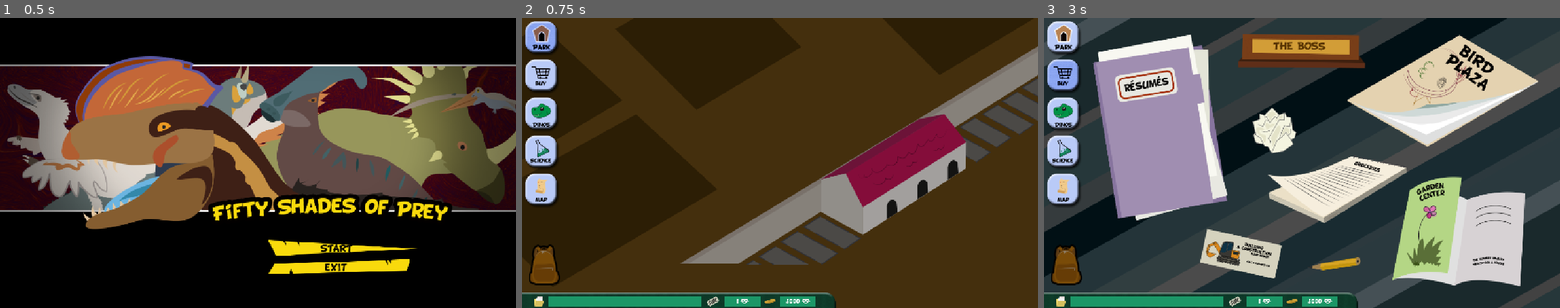
Above: before the commit, frames 1-3 (left to right).
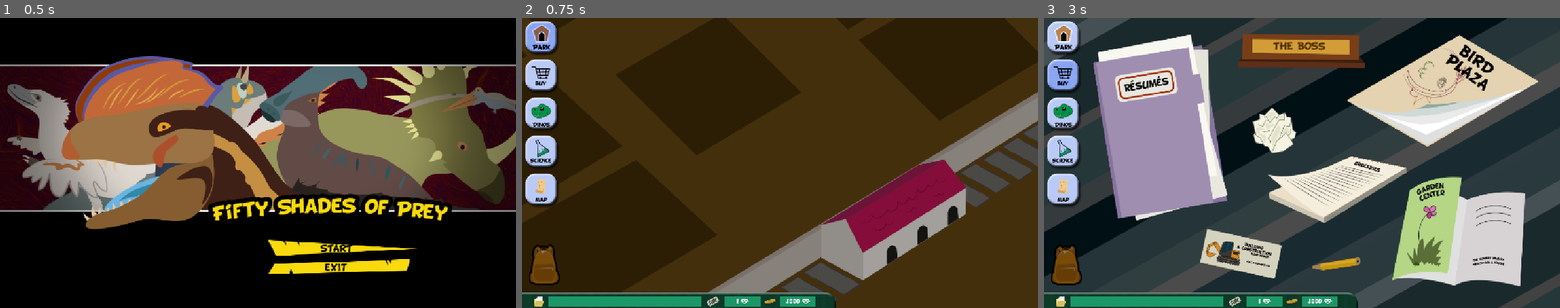
Above: after the commit, the same moments.

Repository: MathrimC/fiftyshadesofprey
Game: Godot game, scene res://scenes/main_menu/main_menu.tscn
Same seed, same stepped clock (60 frames per second), same inputs: the game is played once before the commit and once after it.
Inputs (mouse positions are in pixels of both pictures, inside the frame that each line leads up to):
- Up to frame 1 (0.5 s): no input
- Up to frame 2 (0.75 s): click (862, 247) at 0.5 s
- Up to frame 3 (3 s): click (1147, 302) at 1.27 s; click (1064, 38) at 2 s; click (1064, 76) at 2.75 s

Frame 1 is identical in both runs. In frame 2, 22% of the frame differs, in the area x 0-100%, y 2-98%; in frame 3, nothing differs.

Commit message:
notification actions

Diff:
--- a/dinosaur_instance.gd
+++ b/dinosaur_instance.gd
@@ -2,7 +2,7 @@
 extends Resource
 
 enum Stage { EGG, ALIVE }
-enum Mood { HAPPY, SAD, ANGRY }
+enum Mood { HAPPY, SAD, HUNGRY, STARVING }
 enum Genetics { GMO, NATURAL }
 
 const egg_expiration_time := 15 * 60
--- a/enclosure.gd
+++ b/enclosure.gd
@@ -16,6 +16,12 @@
 		return false
 	else:
 		dinosaurs.append(dinosaur)
+		# TODO: manage mood precedence: hungry or sad?
+		if game_manager.game_resources.get_dinosaur(dinosaur.type).biome != biome:
+			dinosaur.mood = DinosaurInstance.Mood.SAD
+			game_manager.notification.emit("%s is in the wrong enclosure and feeling unhappy" % dinosaur.name, game_manager.go_to_enclosure, lot_number)
+		else:
+			dinosaur.mood = DinosaurInstance.Mood.HAPPY
 		return true
 
 func is_full() -> bool:
--- a/game_manager.gd
+++ b/game_manager.gd
@@ -12,7 +12,7 @@
 
 signal scientist_action_started(scientist: Scientist.Type)
 signal scientist_action_ended(scientist: Scientist.Type)
-signal notification(notification: String)
+signal notification(notification: String, action: Callable, action_argument: Variant)
 signal money_changed(money: int)
 signal ticket_price_changed(price: int)
 signal scene_switched(scene: Resources.Scene, node: Node)
@@ -112,7 +112,6 @@
 
 func sell_egg(dinosaur: DinosaurInstance) -> void:
 	remove_egg(dinosaur)
-	# TODO: add check if egg hasn't expired in the meantime
 	var value := game_resources.get_dinosaur(dinosaur.type).value
 	if dinosaur.genetics == DinosaurInstance.Genetics.NATURAL:
 		value *= 2
@@ -176,8 +175,8 @@
 	game_data.enclosures[lot_number] = Enclosure.new(lot_number, biome, fence)
 	game_data.save()
 
-func trigger_notification(_notification: String) -> void:
-	notification.emit(_notification)
+func trigger_notification(_notification: String, _action: Callable, _action_argument: Variant = null) -> void:
+	notification.emit(_notification, _action, _action_argument)
 
 func change_ticket_price(price: int) -> void:
 	game_data.ticket_price = price
@@ -216,6 +215,12 @@
 	money_changed.emit(game_data.money)
 	get_tree().create_timer(month_time_in_sec).timeout.connect(on_month_passed)
 
+func go_to_enclosure(lot_number: int):
+	var park: Dinopark = load(Resources.scenes[Resources.Scene.DINOPARK]).instantiate()
+	park.set_camera_position_on_lot(lot_number)
+	get_tree().root.add_child(park)
+	register_scene_switch(Resources.Scene.DINOPARK, park)
+
 func switch_scene(scene: Resources.Scene) -> Node:
 	if active_scene != null:
 		active_scene.queue_free()
@@ -258,10 +263,11 @@
 			game_data.egg_creation_counters[dino.type] = game_data.egg_creation_counters.get(dino.type, 0) + 1
 			game_data.eggs.append(dino)
 			egg_created.emit(dino)
-			trigger_notification("%s egg created!" % game_resources.get_dinosaur(scientist_action["dinosaur"]).name)
+			trigger_notification("Scientist created a %s egg. The egg is in your incubator" % game_resources.get_dinosaur(scientist_action["dinosaur"]).name, switch_scene, Resources.Scene.INCUBATOR)
 		ScientistAction.CREATE_FOOD:
 			var recipe: FoodRecipe = scientist_action["recipe"]
 			for type: Food.Type in recipe.outputs:
 				game_data.food[type] = game_data.food.get(type, 0) + recipe.outputs[type]
-				trigger_notification("%s food created!" % game_resources.get_food(type).name)
-	game_data.save()
+				# TODO: callback for food notification
+				# trigger_notification("%s food created!" % game_resources.get_food(type).name)
+	game_data.save()
--- a/project.godot
+++ b/project.godot
@@ -10,7 +10,7 @@
 
 [application]
 
-config/name="Dinocrys gamejam"
+config/name="Fifty Shades of Prey"
 run/main_scene="uid://bffn6n6gayotv"
 config/features=PackedStringArray("4.4", "Forward Plus")
 config/icon="res://icon.svg"
--- a/scenes/dinos/dinosaur_line.tscn
+++ b/scenes/dinos/dinosaur_line.tscn
@@ -82,6 +82,7 @@
 [node name="ActionsMenu" type="PopupMenu" parent="."]
 size = Vector2i(119, 101)
 visible = true
+unfocusable = true
 theme = ExtResource("2_wf03y")
 theme_override_constants/v_separation = 10
 theme_override_constants/item_start_padding = 15
--- a/scenes/dinos/move_dinosaur.gd
+++ b/scenes/dinos/move_dinosaur.gd
@@ -11,4 +11,4 @@
 
 func on_lot_selected(lot_number: int) -> void:
 	if game_manager.move_dinosaur(dinosaur, lot_number):
-		game_manager.switch_scene(Resources.Scene.DINOPARK)
+		game_manager.go_to_enclosure(lot_number)
--- a/scenes/incubator/incubator.gd
+++ b/scenes/incubator/incubator.gd
@@ -41,8 +41,9 @@
 	sell_panel.show()
 
 func on_sell_yay_pressed() -> void:
-	game_manager.sell_egg(selected_incubatoregg.dinosaur)
-	selected_incubatoregg.queue_free()
+	if selected_incubatoregg.dinosaur.get_egg_time_left() > 0:
+		game_manager.sell_egg(selected_incubatoregg.dinosaur)
+		selected_incubatoregg.queue_free()
 	sell_panel.hide()
 
 func on_sell_nay_pressed() -> void:
--- a/scenes/incubator/place_egg.gd
+++ b/scenes/incubator/place_egg.gd
@@ -5,6 +5,7 @@
 @export var dinosaur_naming: Container
 
 var dinosaur: DinosaurInstance
+var selected_lot: int
 
 func _ready() -> void:
 	dinosaur_naming.hide()
@@ -13,9 +14,10 @@
 
 func on_lot_selected(lot_number: int) -> void:
 	if game_manager.place_dinosaur(dinosaur, lot_number):
+		selected_lot = lot_number
 		map.mouse_icon.texture = null
 		dinosaur_naming.show()
 
 func on_name_submitted(dino_name: String) -> void:
 	dinosaur.name = dino_name
-	game_manager.switch_scene(Resources.Scene.DINOPARK)
+	game_manager.go_to_enclosure(selected_lot)
--- a/scenes/interface/interface.tscn
+++ b/scenes/interface/interface.tscn
@@ -36,6 +36,43 @@
 [ext_resource type="Script" uid="uid://bmbyb2kxhtk7q" path="res://scenes/interface/ticket_panel.gd" id="30_s18y0"]
 [ext_resource type="Texture2D" uid="uid://bfiblj11ewx8k" path="res://img/buy/currency_white.png" id="31_b4581"]
 
+[sub_resource type="Animation" id="Animation_vg1jw"]
+length = 0.001
+tracks/0/type = "value"
+tracks/0/imported = false
+tracks/0/enabled = true
+tracks/0/path = NodePath("MarginContainer/ActiveNotificationBar:self_modulate")
+tracks/0/interp = 1
+tracks/0/loop_wrap = true
+tracks/0/keys = {
+"times": PackedFloat32Array(0),
+"transitions": PackedFloat32Array(1),
+"update": 0,
+"values": [Color(1, 1, 1, 0)]
+}
+
+[sub_resource type="Animation" id="Animation_b4581"]
+resource_name = "new_notification"
+length = 2.0
+tracks/0/type = "value"
+tracks/0/imported = false
+tracks/0/enabled = true
+tracks/0/path = NodePath("MarginContainer/ActiveNotificationBar:self_modulate")
+tracks/0/interp = 2
+tracks/0/loop_wrap = true
+tracks/0/keys = {
+"times": PackedFloat32Array(0, 0.99, 2),
+"transitions": PackedFloat32Array(1, 1, 1),
+"update": 0,
+"values": [Color(1, 1, 1, 0), Color(1, 1, 1, 1), Color(1, 1, 1, 0)]
+}
+
+[sub_resource type="AnimationLibrary" id="AnimationLibrary_qjk2j"]
+_data = {
+&"RESET": SubResource("Animation_vg1jw"),
+&"new_notification": SubResource("Animation_b4581")
+}
+
 [node name="Interface" type="Control"]
 layout_mode = 3
 anchors_preset = 15
@@ -124,7 +161,7 @@
 script = ExtResource("4_yqnn6")
 metadata/_custom_type_script = "uid://c4o304e180bjd"
 
-[node name="LowerBar" type="TextureRect" parent="." node_paths=PackedStringArray("notification_label", "ticket_label", "money_label", "ticket_panel")]
+[node name="LowerBar" type="TextureRect" parent="." node_paths=PackedStringArray("notification_label", "notification_player", "ticket_label", "money_label", "ticket_panel")]
 custom_minimum_size = Vector2(700, 0)
 layout_mode = 1
 anchors_preset = 2
@@ -136,6 +173,7 @@
 texture = ExtResource("15_5bhwv")
 script = ExtResource("23_fl4i2")
 notification_label = NodePath("MarginContainer/HBoxContainer/NotificationBar/NotificationLabel")
+notification_player = NodePath("MarginContainer/HBoxContainer/NotificationBar/NotificationPlayer")
 ticket_label = NodePath("MarginContainer/HBoxContainer/TicketBar/HBoxContainer/TicketLabel")
 money_label = NodePath("MarginContainer/HBoxContainer/MoneyBar/HBoxContainer/MoneyLabel")
 ticket_panel = NodePath("../TicketPanel")
@@ -175,6 +213,26 @@
 texture = ExtResource("21_ompt2")
 expand_mode = 1
 
+[node name="MarginContainer" type="MarginContainer" parent="LowerBar/MarginContainer/HBoxContainer/NotificationBar"]
+layout_mode = 1
+anchors_preset = 15
+anchor_right = 1.0
+anchor_bottom = 1.0
+grow_horizontal = 2
+grow_vertical = 2
+theme_override_constants/margin_left = -5
+theme_override_constants/margin_top = -6
+theme_override_constants/margin_right = -5
+theme_override_constants/margin_bottom = -6
+
+[node name="ActiveNotificationBar" type="TextureButton" parent="LowerBar/MarginContainer/HBoxContainer/NotificationBar/MarginContainer"]
+self_modulate = Color(1, 1, 1, 0)
+layout_mode = 2
+size_flags_horizontal = 3
+texture_normal = ExtResource("22_17ex7")
+ignore_texture_size = true
+stretch_mode = 0
+
 [node name="NotificationLabel" type="RichTextLabel" parent="LowerBar/MarginContainer/HBoxContainer/NotificationBar"]
 layout_mode = 1
 anchors_preset = 15
@@ -182,11 +240,18 @@
 anchor_bottom = 1.0
 grow_horizontal = 2
 grow_vertical = 2
+mouse_filter = 2
 theme_override_fonts/normal_font = ExtResource("26_ov4b6")
 theme_override_font_sizes/normal_font_size = 11
 scroll_active = false
 horizontal_alignment = 1
 vertical_alignment = 1
+
+[node name="NotificationPlayer" type="AnimationPlayer" parent="LowerBar/MarginContainer/HBoxContainer/NotificationBar"]
+libraries = {
+&"": SubResource("AnimationLibrary_qjk2j")
+}
+playback_auto_capture = false
 
 [node name="TicketIcon" type="TextureButton" parent="LowerBar/MarginContainer/HBoxContainer"]
 custom_minimum_size = Vector2(35, 0)
@@ -374,6 +439,7 @@
 ignore_texture_size = true
 stretch_mode = 5
 
+[connection signal="pressed" from="LowerBar/MarginContainer/HBoxContainer/NotificationBar/MarginContainer/ActiveNotificationBar" to="LowerBar" method="on_notification_pressed"]
 [connection signal="pressed" from="LowerBar/MarginContainer/HBoxContainer/TicketIcon" to="LowerBar" method="on_ticket_price_pressed"]
 [connection signal="pressed" from="LowerBar/MarginContainer/HBoxContainer/TicketBar" to="LowerBar" method="on_ticket_price_pressed"]
 [connection signal="pressed" from="InventoryButton" to="LeftMenu" method="on_inventory_pressed"]
--- a/scenes/interface/lower_bar.gd
+++ b/scenes/interface/lower_bar.gd
@@ -2,9 +2,13 @@
 extends TextureRect
 
 @export var notification_label: RichTextLabel
+@export var notification_player: AnimationPlayer
 @export var ticket_label: RichTextLabel
 @export var money_label: RichTextLabel
 @export var ticket_panel: Container
+
+var notification_action: Callable = func (_parameter: Variant): pass
+var notification_action_argument: Variant
 
 func _ready():
 	game_manager.notification.connect(on_notification)
@@ -16,8 +20,18 @@
 func on_ticket_price_pressed() -> void:
 	ticket_panel.show()
 
-func on_notification(_notification: String) -> void:
+func on_notification(_notification: String, _action: Callable, _action_argument: Variant = null) -> void:
+	notification_action = _action
+	notification_action_argument = _action_argument
 	notification_label.text = _notification
+	for i in 3:
+		notification_player.queue("new_notification")
+
+func on_notification_pressed() -> void:
+	notification_player.stop()
+	notification_action.call(notification_action_argument)
+	notification_label.text = ""
+	notification_action = func (_parameter: Variant): pass
 
 func on_money_changed(_money: int) -> void:
 	money_label.text = "%s" % _money
--- /dev/null
+++ b/scenes/park/dinopark.gd
@@ -0,0 +1,8 @@
+class_name Dinopark
+extends Node
+
+@export var camera: Camera2D
+
+func set_camera_position_on_lot(lot_number: int) -> void:
+	print("looking for ParkLot%s" % lot_number)
+	camera.position = get_node("Park/ParkLot%s" % lot_number).position
--- a/scenes/park/dinopark.tscn
+++ b/scenes/park/dinopark.tscn
@@ -1,5 +1,6 @@
-[gd_scene load_steps=10 format=3 uid="uid://lxe0sefc17dv"]
+[gd_scene load_steps=11 format=3 uid="uid://lxe0sefc17dv"]
 
+[ext_resource type="Script" uid="uid://bjil1sl4t50jy" path="res://scenes/park/dinopark.gd" id="1_j7mi2"]
 [ext_resource type="Texture2D" uid="uid://dnvxohaum6ekc" path="res://img/park/park_front.png" id="1_lh1td"]
 [ext_resource type="Texture2D" uid="uid://dc48c53ytls7" path="res://img/park/park_floor.png" id="2_2tqmq"]
 [ext_resource type="Texture2D" uid="uid://chsy6mnur7xw7" path="res://img/park/parking_right.png" id="3_d5my2"]
@@ -10,7 +11,9 @@
 [ext_resource type="PackedScene" uid="uid://daqutudsxhesn" path="res://scenes/map/park_lot.tscn" id="8_40isn"]
 [ext_resource type="Script" uid="uid://siovxfvtxmpd" path="res://scenes/park/park_camera.gd" id="8_fqr44"]
 
-[node name="Dinopark" type="Node"]
+[node name="Dinopark" type="Node" node_paths=PackedStringArray("camera")]
+script = ExtResource("1_j7mi2")
+camera = NodePath("ParkCamera")
 
 [node name="Park" type="Node2D" parent="."]
 
--- a/scenes/park/park_camera.gd
+++ b/scenes/park/park_camera.gd
@@ -3,7 +3,9 @@
 const park_size := Vector2i(3456, 1296)
 
 func _ready() -> void:
-	self.position = park_size - get_viewport().size / 2
+	# self.position = park_size - get_viewport().size / 2
+	# self.position = park_size
+	pass
 
 func _input(event: InputEvent) -> void:
 	if Input.is_mouse_button_pressed(MOUSE_BUTTON_RIGHT) && event is InputEventMouseMotion:
Not shown: 1 places in scenes/interface/interface.tscn that only renumber resources
Not shown, added: scenes/park/dinopark.gd.uid
